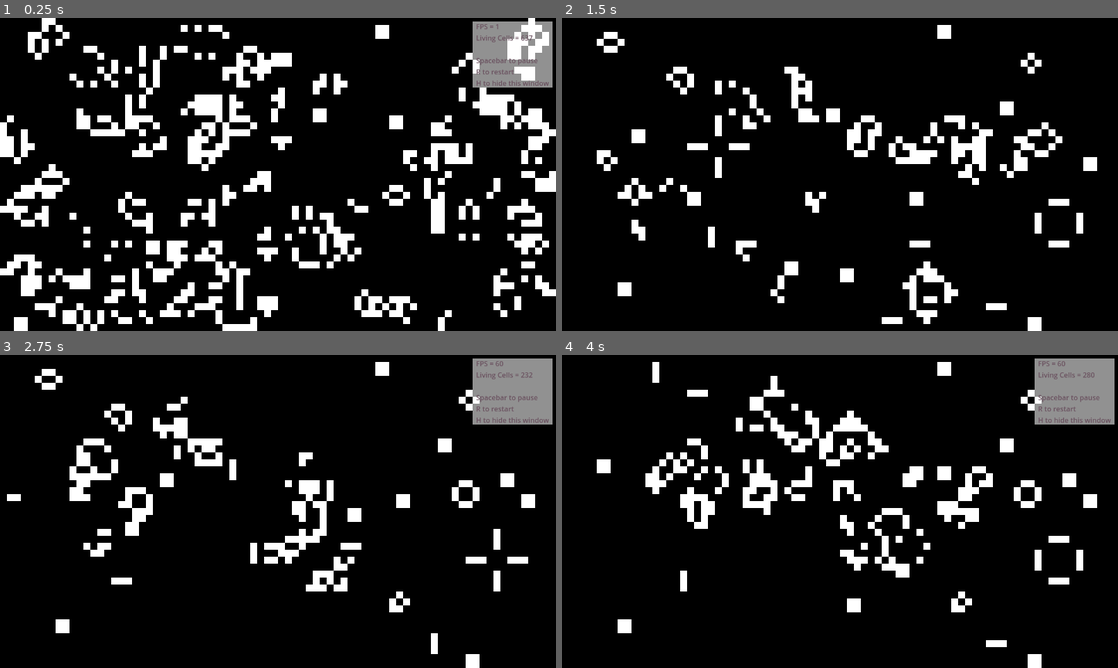
Above: before the commit, frames 1-4 (two rows, left to right).
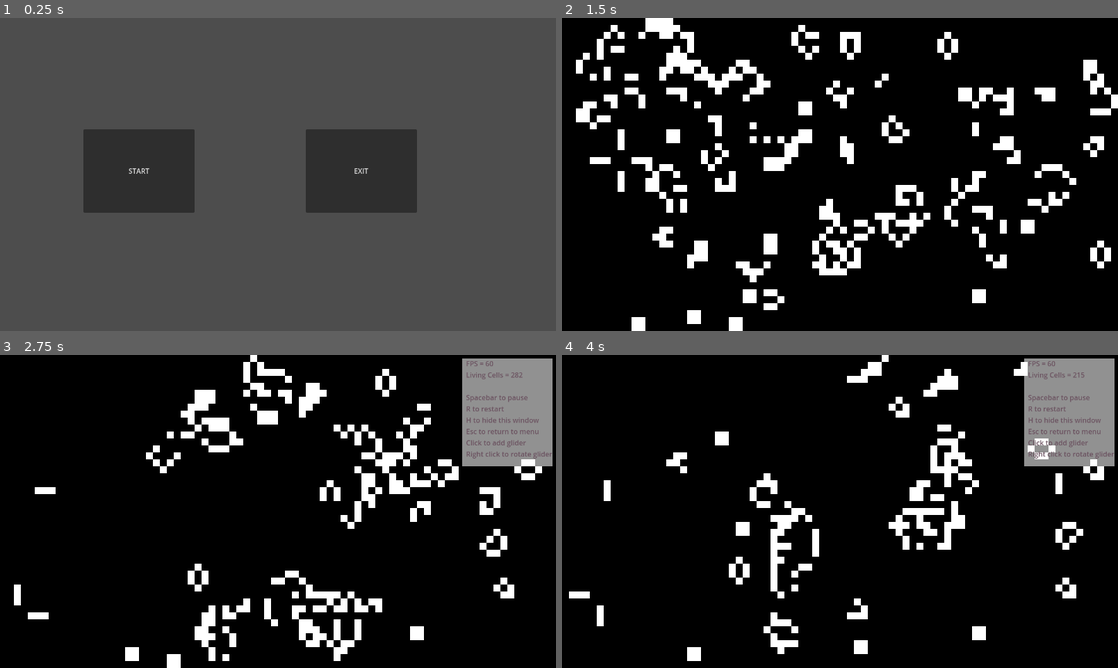
Above: after the commit, the same moments.

Repository: Karsteski/Game-of-Life-Godot
Game: Godot game, scene res://menu.tscn
Two runs of this game, one before a commit and one after it. Both use one fixed random seed, a clock stepped at 60 frames per second and the inputs below. Before the commit the project starts from res://main.tscn.
Inputs (mouse positions are in pixels of both pictures, inside the frame that each line leads up to):
- Up to frame 1 (0.25 s): no input
- Up to frame 2 (1.5 s): click (701, 171) at 0.5 s, where only the run after the commit has a clickable "START"; tap Enter at 1.25 s; move the mouse to (962, 158) at 1.27 s; hold H (hide_window) from 1.28 s (still down); click (962, 158) at 1.42 s
- Up to frame 3 (2.75 s): move the mouse to (166, 527) at 2.02 s; release H (hide_window) at 2.03 s; tap H (hide_window) at 2.1 s; click (166, 527) at 2.17 s
- Up to frame 4 (4 s): move the mouse to (895, 442) at 2.77 s; hold H (hide_window) 2.78-3.53 s; click (895, 442) at 2.92 s; move the mouse to (812, 574) at 3.52 s; tap H (hide_window) at 3.6 s; click (812, 574) at 3.67 s

The runs differ from the first frame. In frame 1, 100% of the frame differs, in the area x 0-100%, y 0-100%; in frame 2, 17%; in frame 3, 16%; in frame 4, 15%.

Commit message:
Added the ability to rotate the glider. Tidied up input code

Diff:
--- a/main.gd
+++ b/main.gd
@@ -4,7 +4,7 @@
 var cells_to_draw = []
 var is_game_paused = false
 var living_cells = 0
-
+var glider_pattern = [[true, false, false], [false, true, true], [true, true, false]]
 
 signal game_exited
 
@@ -33,6 +33,7 @@
 			cells[x][y] = (randi() % 2) as bool
 
 	return cells
+
 
 func count_neighbour_cells(cell: Vector2i, cells: Array) -> int:
 	var num_alive_neighbour_cells = 0
@@ -54,6 +55,7 @@
 					num_alive_neighbour_cells += 1
 
 	return num_alive_neighbour_cells
+
 
 func next_iteration(current_cells: Array) -> Array:
 	# Must reset living cell count
@@ -87,6 +89,49 @@
 
 	return new_cells
 
+
+func rotateGridRight(grid: Array) -> Array:
+	# Only attempt to rotate NxN matrices
+	for x in grid.size():
+		var N = grid.size()
+		if grid[x].size() != N:
+			return grid
+
+	var size = grid.size()
+
+	# Number of rotatable layers
+	@warning_ignore("integer_division")
+	var layer_count = size / 2
+
+	# Deep copy so we don't affect the original array
+	var rotatedGrid = grid.duplicate(true)
+
+	# Layer loop i.e. i = 0, i = 1
+	for layer in range(0, layer_count):
+		var first = layer
+		var last = size - first - 1
+
+		# Movemement within a single layer, i.e. element loop
+		for element in range(first, last):
+			var offset = element - first
+
+			# element increments column
+			var top = rotatedGrid[first][element]
+			# element increments row
+			var right_side = rotatedGrid[element][last]
+			# last - offset decrements column
+			var bottom = rotatedGrid[last][last - offset]
+			# last - offset decrements row
+			var left_side = rotatedGrid[last - offset][first]
+
+			rotatedGrid[first][element] = left_side
+			rotatedGrid[element][last] = top
+			rotatedGrid[last][last - offset] = right_side
+			rotatedGrid[last - offset][first] = bottom
+
+	return rotatedGrid
+
+
 func insert_cells(cells_to_insert: Array, current_cells: Array, coords: Vector2i) -> bool:
 	if coords.x > current_cells.size() or coords.y > current_cells[coords.x].size():
 		return false
@@ -96,19 +141,14 @@
 			# Bounds checking
 			if coords.x + i > current_cells.size() or coords.y + j > current_cells[i].size():
 				continue
-
 			current_cells[coords.x + i][coords.y + j] = cells_to_insert[i][j]
 
 	return true
 
-func insert_glider(current_cells: Array, coords: Vector2i) -> void:
-	var glider_pattern = []
-	glider_pattern.resize(3)
-	glider_pattern[0] = [true, false, false]
-	glider_pattern[1] = [false, true, true]
-	glider_pattern[2] = [true, true, false]
-
-	insert_cells(glider_pattern, current_cells, coords)
+
+func insert_pattern(pattern: Array, current_cells: Array, coords: Vector2i) -> void:
+	insert_cells(pattern, current_cells, coords)
+
 
 func draw_cells(cells: Array) -> void:
 	const WHITE_TILE = Vector2i(7, 7)
@@ -127,10 +167,32 @@
 
 # Called when there is an input event
 func _input(event):
-	if event is InputEventMouseButton and event.pressed and event.button_index == MOUSE_BUTTON_LEFT:
-		var clicked_cell_coords = click_cell(event.position)
-		insert_glider(cells_to_draw, clicked_cell_coords)
-
+	if event is InputEventMouseButton and event.pressed:
+		if event.button_index == MOUSE_BUTTON_LEFT:
+			var clicked_cell_coords = click_cell(event.position)
+			insert_pattern(glider_pattern, cells_to_draw, clicked_cell_coords)
+		elif event.button_index == MOUSE_BUTTON_RIGHT:
+			glider_pattern = rotateGridRight(glider_pattern)
+
+	if event is InputEventKey:
+		if event.is_action_pressed("pause_game"):
+			if not is_game_paused:
+				is_game_paused = true
+			elif is_game_paused:
+				is_game_paused = false
+		elif event.is_action_pressed("hide_window"):
+			if $InfoRect.visible:
+				$InfoRect.visible = false
+			else:
+				$InfoRect.visible = true
+		elif event.is_action_pressed("restart_game"):
+			var dimensions = get_viewport_rect()
+			var num_x = dimensions.size.x / CELL_SIZE
+			var num_y = dimensions.size.y / CELL_SIZE
+			cells_to_draw = generate_cells(num_x, num_y)
+		elif event.is_action_pressed("ui_cancel"):
+			game_exited.emit()
+			queue_free()
 
 # Called when the node enters the scene tree for the first time.
 func _ready():
@@ -139,46 +201,16 @@
 	var num_y = dimensions.size.y / CELL_SIZE
 
 	cells_to_draw = generate_cells(num_x, num_y)
-	# cells_to_draw = generate_blank_cells(num_x, num_y)
-
-	var cells_to_insert = []
-	cells_to_insert.resize(3)
-	cells_to_insert[0] = [true, true, true]
-	cells_to_insert[1] = [true, false, true]
-	cells_to_insert[2] = [true, true]
-
-	# insert_cells(cells_to_insert, cells_to_draw, Vector2i(1,1))
+
 
 # Called every frame. 'delta' is the elapsed time since the previous frame.
 func _process(delta):
 	var new_cells = []
+
 	if not is_game_paused:
 		new_cells = next_iteration(cells_to_draw)
 		cells_to_draw = new_cells
 
-	# Toggle the pausing of the game
-	if Input.is_action_just_pressed("pause_game") and not is_game_paused:
-		is_game_paused = true
-	elif Input.is_action_just_pressed("pause_game") and is_game_paused:
-		is_game_paused = false
-
-	if Input.is_action_just_pressed("hide_window") and $InfoRect.visible == true:
-		$InfoRect.visible = false
-	elif Input.is_action_just_pressed("hide_window") and $InfoRect.visible == false:
-		$InfoRect.visible = true
-
-	if Input.is_action_just_pressed("restart_game"):
-		var dimensions = get_viewport_rect()
-		var num_x = dimensions.size.x / CELL_SIZE
-		var num_y = dimensions.size.y / CELL_SIZE
-		cells_to_draw = generate_cells(num_x, num_y)
-
-	if Input.is_action_just_pressed("ui_cancel"):
-		game_exited.emit()
-		queue_free()
-
-
-
 	# The label used to show data to the player
 	var info_text = """FPS = %d
 	Living Cells = %d
@@ -186,6 +218,9 @@
 	Spacebar to pause
 	R to restart
 	H to hide this window
+	Esc to return to menu
+	Click to add glider
+	Right click to rotate glider
 	"""
 	$InfoRect/GameInfo.text = info_text % [Performance.get_monitor((Performance.TIME_FPS)),
 		living_cells]
--- a/main.tscn
+++ b/main.tscn
@@ -84,15 +84,15 @@
 anchor_top = 0.5
 anchor_right = 1.0
 anchor_bottom = 0.5
-offset_left = 1088.0
+offset_left = 1064.0
 offset_top = 8.0
 offset_right = 1272.0
-offset_bottom = 160.0
+offset_bottom = 256.0
 grow_horizontal = 0
 grow_vertical = 2
-size_flags_horizontal = 4
+size_flags_horizontal = 6
+size_flags_vertical = 3
 color = Color(1, 1, 1, 0.568627)
-metadata/_edit_group_ = true
 
 [node name="GameInfo" type="Label" parent="InfoRect"]
 z_index = 5
@@ -105,12 +105,8 @@
 offset_bottom = 156.0
 grow_horizontal = 0
 theme_override_colors/font_color = Color(0.419608, 0.321569, 0.376471, 1)
-text = "FPS = 0
-Living Cells = 0
-
-Spacebar to pause
-R to restart
-H to hide this window"
+text = "
+"
 
 [node name="TileMapLayer" type="TileMapLayer" parent="."]
 tile_set = SubResource("TileSet_2764c")
--- a/project.godot
+++ b/project.godot
@@ -11,7 +11,7 @@
 [application]
 
 config/name="John Conway's Game of Life"
-run/main_scene="res://main.tscn"
+run/main_scene="res://menu.tscn"
 config/features=PackedStringArray("4.3", "Forward Plus")
 config/icon="res://icon.svg"
 
